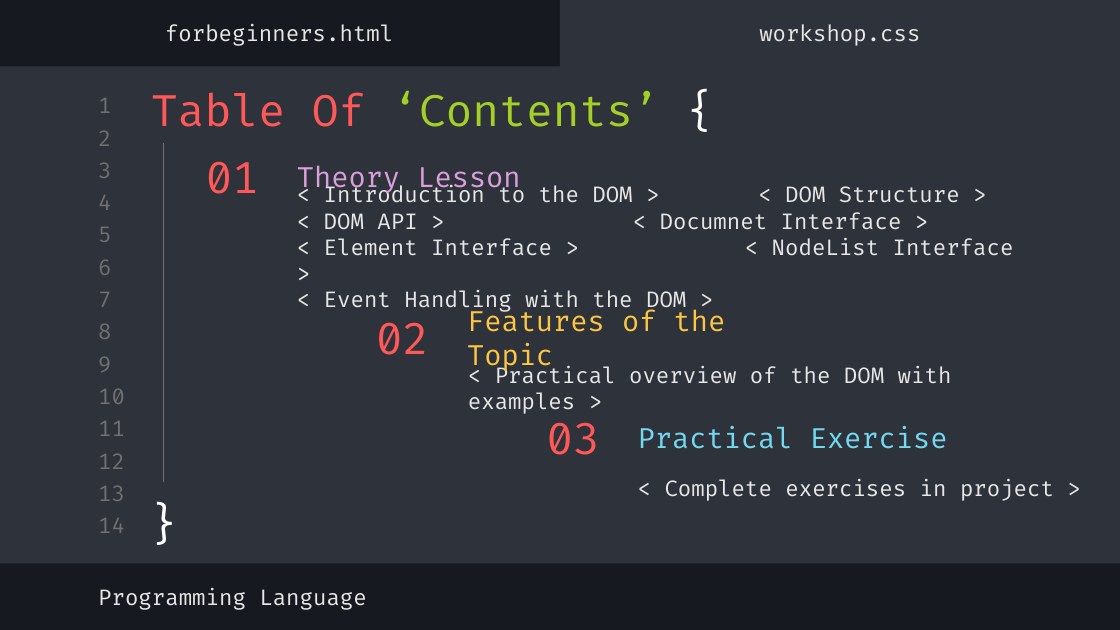
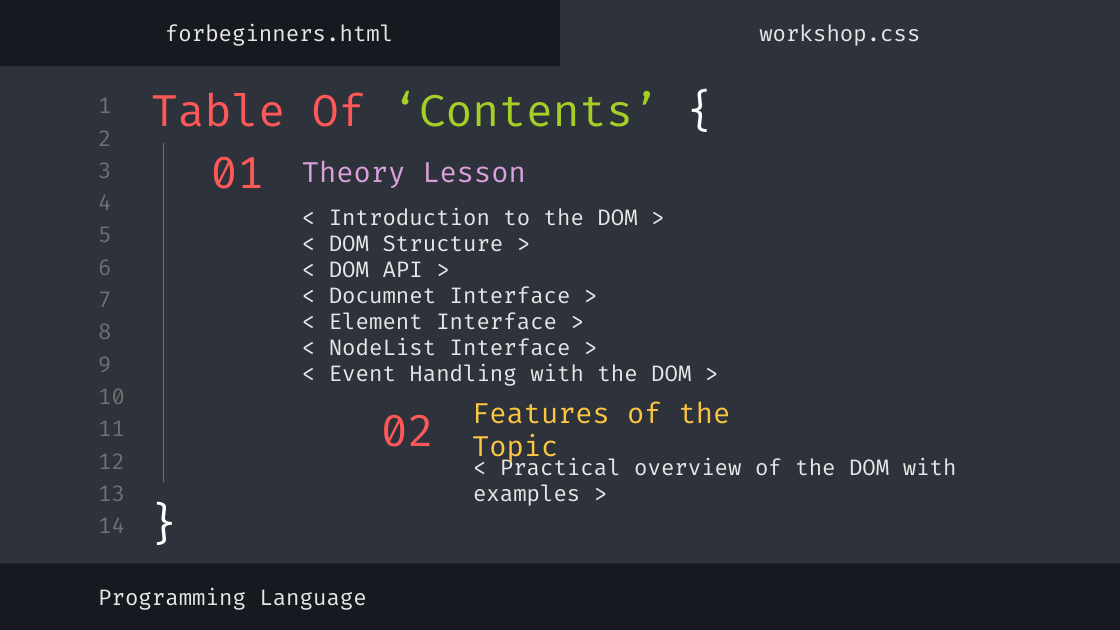
Before and after one commit to emptyshell/js-dom-example, a slide deck: slide 2 of doc/DOM.pptx. Drawn at 1120x630 pixels with LibreOffice and Linux fonts; fonts in the diff are those of the drawing. Boxes give left, top, right and bottom in pixels: in the first picture for what was removed or moved away, otherwise in the second. Text is boxed around its words. In the diff, an @@ line names an element or a change of style, - is before the commit and + after.

Commit message:
minor presentation changes, and index.js changes

```diff
--- a/doc/DOM.pptx
+++ b/doc/DOM.pptx
@@ title "01": place and size @@
-title "01" at (206, 161, 259, 194)
+title "01" at (211, 156, 264, 189)
@@ subtitle "Theory Lesson": place and size @@
-subtitle "Theory Lesson" at (297, 165, 520, 194)
+subtitle "Theory Lesson" at (302, 160, 525, 188)
@@ subtitle at (329, 208, 637, 356): text changed @@
-< Introduction to the DOM > < DOM Structure >
-< DOM API > < Documnet Interface >
-< Element Interface > < NodeList Interface >
+< Introduction to the DOM >
+< DOM Structure >
+< DOM API >
+< Documnet Interface >
+< Element Interface >
+< NodeList Interface >
@@ 2 subtitles, 1 title: place and size @@
-2 subtitles, 1 title at (376, 309, 952, 414)
+2 subtitles, 1 title at (381, 401, 957, 506)
@@ title removed at (546, 422, 599, 455) @@
-03
@@ subtitle removed at (638, 426, 948, 449) @@
-Practical Exercise
@@ subtitle removed at (665, 479, 1054, 501) @@
-< Complete exercises in project >
```
Also in this commit, not shown: 1 other file.
